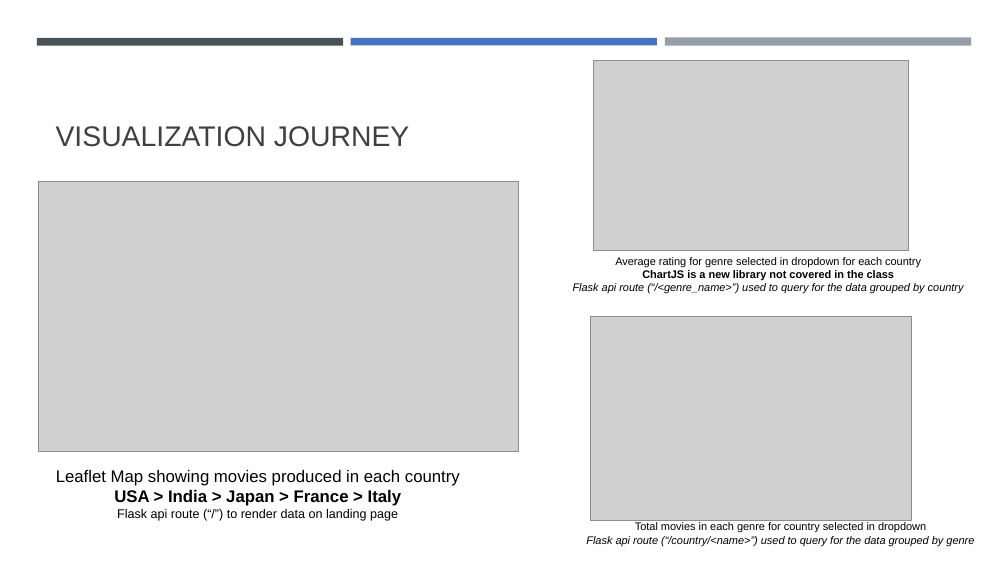
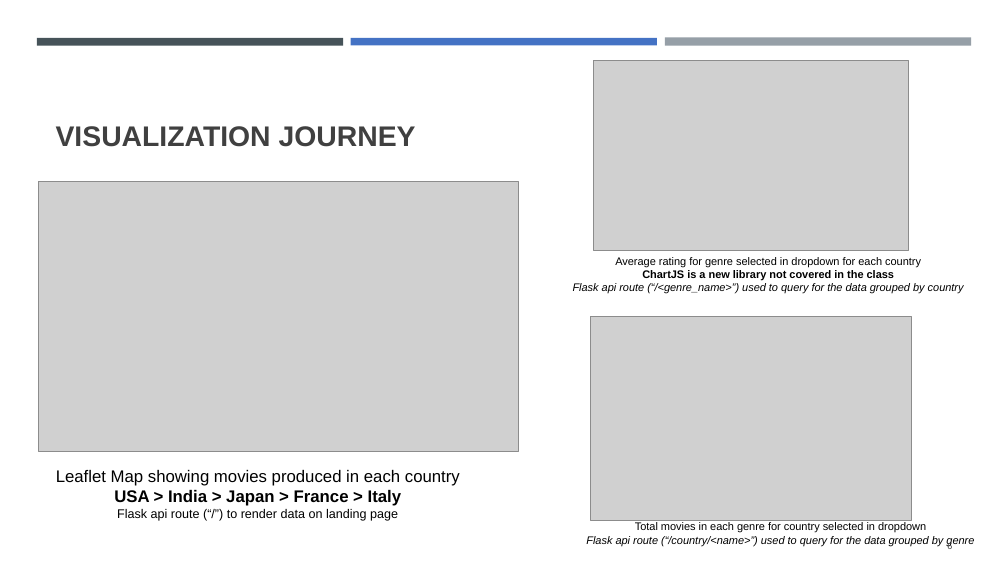
Before and after one commit to MohanPanga/IMDb-Movies-, a slide deck: slide 6 of Movie Guru.pptx. Drawn at 1008x567 pixels with LibreOffice and Linux fonts; fonts in the diff are those of the drawing; grey boxes stand for pictures. Boxes give left, top, right and bottom in pixels: in the first picture for what was removed or moved away, otherwise in the second. Text is boxed around its words. In the diff, an @@ line names an element or a change of style, - is before the commit and + after.

```diff
--- a/Movie Guru.pptx
+++ b/Movie Guru.pptx
@@ title "VISUALIZATION JOURNEY" at (x1=56, y1=126, x2=416, y2=147): bold on @@
@@ page number added at (x1=947, y1=543, x2=952, y2=549), 8.5 pt, text #404040 @@
+6
```
Also in this commit, not shown: 3 other slides changed, 3 slides added, 3 slides removed.
